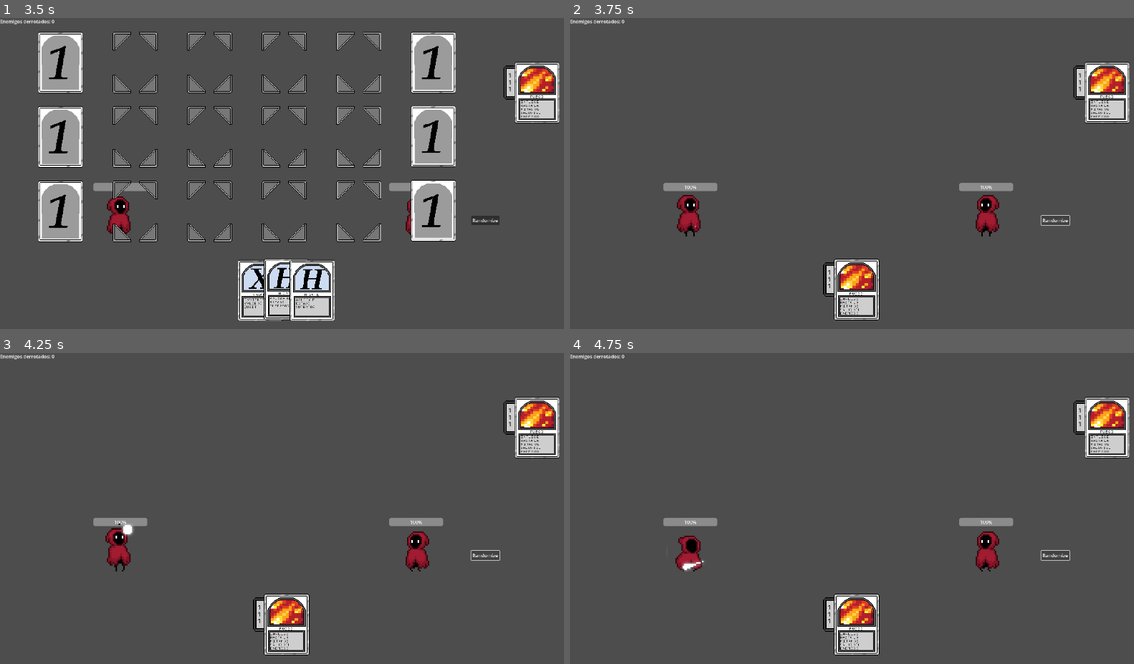
Above: before the commit, frames 1-4 (two rows, left to right).
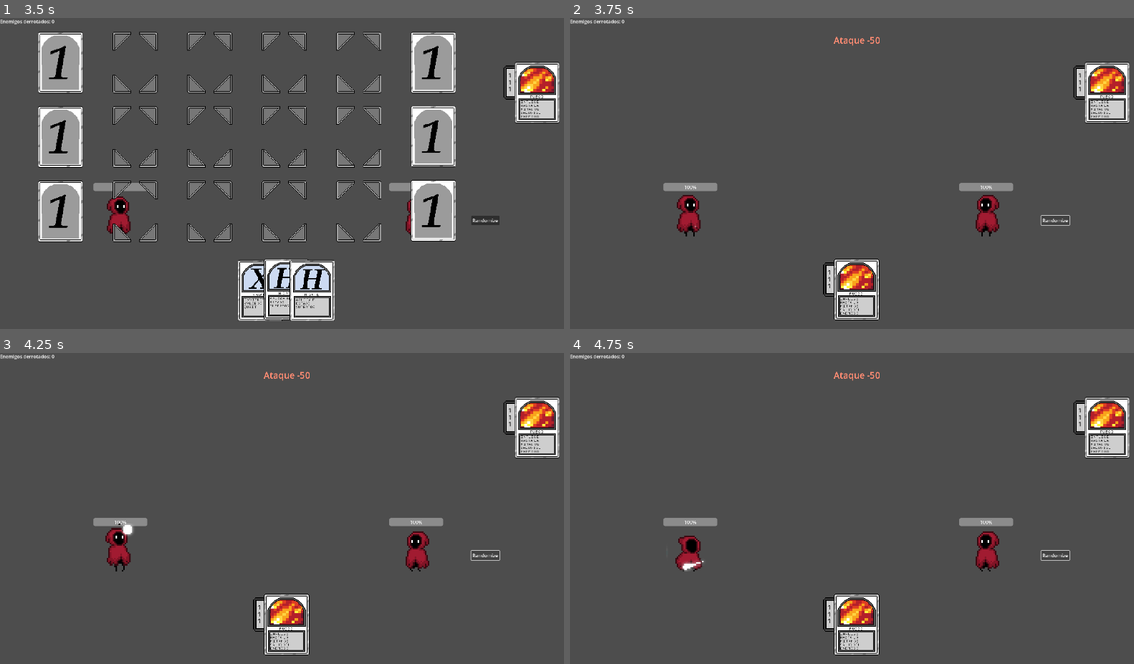
Above: after the commit, the same moments.

Repository: u1751855481-maker/quantumdeck
Game: Godot game, scene res://scenes/deck_hand.tscn
The game is run twice, just before and just after one commit, with the same random seed, the same clock (stepped at 60 frames per second) and the same inputs.
Inputs (mouse positions are in pixels of both pictures, inside the frame that each line leads up to):
- Up to frame 1 (3.5 s): click "Draw Card" at 0.5 s; tap Enter at 1.25 s; move the mouse to (276, 291) at 1.27 s; press the mouse at (276, 291) at 1.28 s; release the mouse at (276, 291) at 2 s; click "Draw card" at 2 s; click "Resolve" at 2.75 s
- Up to frame 2 (3.75 s): click "Randomize" at 3.5 s
- Up to frame 3 (4.25 s): no input
- Up to frame 4 (4.75 s): click "Randomize" at 4.25 s

Frame 1 is identical in both runs. In frame 2, less than 0.1% of the frame differs, in the area x 46-55%, y 5-9%; in frame 3, less than 0.1%; in frame 4, less than 0.1%.

Commit message:
Fix heal spell flow and add defeat score menu

Diff:
--- a/scenes/cards/card_spell_heal.tscn
+++ b/scenes/cards/card_spell_heal.tscn
@@ -21,6 +21,7 @@
 texture = SubResource("AtlasTexture_bgk1r")
 
 [node name="Card_Spell" parent="." instance=ExtResource("2_yj2vr")]
+SpellType = "heal"
 TargetQubits = "101"
 CardName = "curacion"
 CardDescription = "restaura hasta la mitad de barra total"
--- a/scenes/deck_hand.tscn
+++ b/scenes/deck_hand.tscn
@@ -75,6 +75,49 @@
 text = "Randomize"
 metadata/_edit_use_anchors_ = true
 
+[node name="CombatLog" type="Label" parent="."]
+offset_left = 631.0
+offset_top = 53.0
+offset_right = 1294.0
+offset_bottom = 114.0
+theme_override_font_sizes/font_size = 30
+horizontal_alignment = 1
+text = ""
+
+[node name="GameOverLayer" type="CanvasLayer" parent="."]
+visible = false
+
+[node name="Panel" type="Panel" parent="GameOverLayer"]
+offset_left = 654.0
+offset_top = 290.0
+offset_right = 1266.0
+offset_bottom = 782.0
+
+[node name="Title" type="Label" parent="GameOverLayer/Panel"]
+offset_left = 175.0
+offset_top = 52.0
+offset_right = 424.0
+offset_bottom = 95.0
+theme_override_font_sizes/font_size = 36
+text = "Derrota"
+horizontal_alignment = 1
+
+[node name="FinalScore" type="Label" parent="GameOverLayer/Panel"]
+offset_left = 180.0
+offset_top = 210.0
+offset_right = 431.0
+offset_bottom = 250.0
+theme_override_font_sizes/font_size = 30
+text = "Score: 0"
+horizontal_alignment = 1
+
+[node name="RestartButton" type="Button" parent="GameOverLayer/Panel"]
+offset_left = 230.0
+offset_top = 363.0
+offset_right = 379.0
+offset_bottom = 403.0
+text = "Volver al menú"
+
 [node name="Battle_Manager" type="Node2D" parent="."]
 script = ExtResource("5_lq05f")
 
@@ -112,6 +155,9 @@
 [connection signal="enemy_attacked" from="Battle_Manager" to="." method="_on_battle_manager_enemy_attacked"]
 [connection signal="enemy_defeated" from="Battle_Manager" to="." method="_on_battle_manager_enemy_defeated"]
 [connection signal="player_attacked" from="Battle_Manager" to="." method="_on_battle_manager_player_attacked"]
+[connection signal="player_defeated" from="Battle_Manager" to="." method="_on_battle_manager_player_defeated"]
+[connection signal="player_healed" from="Battle_Manager" to="." method="_on_battle_manager_player_healed"]
 [connection signal="Defeated" from="Battle_Manager/Enemy" to="Battle_Manager" method="_on_enemy_defeated"]
 [connection signal="enemy_attacked" from="Battle_Manager/Enemy" to="Battle_Manager" method="_on_enemy_enemy_attacked"]
 [connection signal="player_attacked" from="Battle_Manager/Player" to="Battle_Manager" method="_on_player_player_attacked"]
+[connection signal="pressed" from="GameOverLayer/Panel/RestartButton" to="." method="_on_restart_button_pressed"]
--- a/scripts/battle_manager.gd
+++ b/scripts/battle_manager.gd
@@ -3,6 +3,8 @@
 signal player_attacked
 signal enemy_attacked
 signal enemy_defeated
+signal player_healed(heal_amount: int)
+signal player_defeated(final_score: int)
 @onready var EnemyScene: PackedScene = preload("res://scenes/enemy.tscn")
 @onready var PlayerAux:Player = $Player
 @onready var EnemyAux:Enemy = $Enemy
@@ -10,6 +12,7 @@
 
 var p_dmg
 var e_dmg
+var p_heal
 
 # Called when the node enters the scene tree for the first time.
 func _ready() -> void:
@@ -23,6 +26,12 @@
 func resolve_player_attack(dmg:int):
 	p_dmg = dmg
 	PlayerAux.play_attack_anim()
+
+func resolve_player_heal(heal_amount:int):
+	p_heal = heal_amount
+	PlayerAux.heal(heal_amount)
+	PlayerAux.play_heal_feedback()
+	player_healed.emit(heal_amount)
 
 func resolve_enemy_attack():
 	if(EnemyAux.Health>0):
@@ -39,6 +48,8 @@
 
 func _on_enemy_enemy_attacked() -> void:
 	PlayerAux.damage(e_dmg)
+	if(PlayerAux.Health <= 0):
+		player_defeated.emit(ScoreAux.score)
 	enemy_attacked.emit()
 	pass
 
--- a/scripts/card_spell.gd
+++ b/scripts/card_spell.gd
@@ -4,6 +4,7 @@
 @onready var CardTargetValueLabel: Label = $Target_value_text
 
 @export var TargetQubits: String
+@export_enum("damage", "heal") var SpellType: String = "damage"
 
 var MaxDamage
 
@@ -55,3 +56,9 @@
 	return MaxDamage
 func get_target_qubits():
 	return TargetQubits
+
+func get_spell_type():
+	return SpellType
+
+func is_heal_spell() -> bool:
+	return SpellType == "heal"
--- a/scripts/deck_hand.gd
+++ b/scripts/deck_hand.gd
@@ -20,6 +20,7 @@
 var PHASE : String = "USUAL_DRAW"
 var WORLD: String = "USUAL"
 var SetTokenArea:int = 1
+var IsGameOver: bool = false
 # Called when the node enters the scene tree for the first time.
 func _ready() -> void:
 	PlayerHand.add_card(CardSpell1Scene.instantiate())
@@ -29,6 +30,7 @@
 	PlayerBoard.set_quantic_only(false)
 	visualize_elements(PHASE)
 	set_world(WORLD)
+	$GameOverLayer.visible = false
 	pass # Replace with function body.
 func visualize_elements(phase:String):
 	if(PHASE=="USUAL_DRAW"):
@@ -119,24 +121,44 @@
 	#PlayerTokenArea.randomize_tokens()
 
 func get_card_accuracy():
-	var accuracy = 1
-	var damage = 1
+	var damage = 0
+	var heal = 0
 	for slot in PlayerBoard.get_card_slots():
 		if(slot.get_card_inside()):
 			var card = slot.get_card_inside()
-			var card_target = card.get_target_qubits()
-			for i in QuanticPlayerBoard.get_result().size():
-				if(QuanticPlayerBoard.get_result()[i] == card_target[i]):
-					accuracy = accuracy + 1
-			if(accuracy==2):
-				damage = damage + card.get_max_damage() * 0.25
-			if(accuracy==3):
-				damage = damage + card.get_max_damage() * 0.5
-			if(accuracy == 4):
-				damage = damage + card.get_max_damage()
+			var card_power = get_card_power(card)
+			if(card.is_heal_spell()):
+				heal = heal + card_power
+			else:
+				damage = damage + card_power
 	WORLD = "USUAL"
 	set_world(WORLD)
-	BattleManagerAux.resolve_player_attack(damage)
+	if(heal > 0):
+		show_combat_text("Heal +" + str(heal), Color(0.65, 1.0, 0.65, 1.0))
+		BattleManagerAux.resolve_player_heal(heal)
+	if(damage > 0):
+		show_combat_text("Ataque -" + str(damage), Color(1, 0.55, 0.45, 1))
+		BattleManagerAux.resolve_player_attack(damage)
+	elif(heal > 0):
+		resolve_enemy_attack()
+
+func get_card_power(card: CardSpell) -> int:
+	var accuracy = 1
+	var card_target = card.get_target_qubits()
+	for i in QuanticPlayerBoard.get_result().size():
+		if(QuanticPlayerBoard.get_result()[i] == card_target[i]):
+			accuracy = accuracy + 1
+	if(accuracy == 2):
+		return int(card.get_max_damage() * 0.25)
+	if(accuracy == 3):
+		return int(card.get_max_damage() * 0.5)
+	if(accuracy >= 4):
+		return int(card.get_max_damage())
+	return 1
+
+func show_combat_text(text:String, color:Color = Color(1,1,1,1)):
+	$CombatLog.text = text
+	$CombatLog.modulate = color
 func resolve_enemy_attack():
 	BattleManagerAux.resolve_enemy_attack()
 func set_token_area():
@@ -224,14 +246,33 @@
 	resolve_enemy_attack()
 	pass # Replace with function body.
 
+func _on_battle_manager_player_healed(heal_amount: int):
+	show_combat_text("Curación aplicada: +" + str(heal_amount), Color(0.65, 1.0, 0.65, 1.0))
+
 func _on_battle_manager_enemy_attacked():
 	PHASE = "USUAL_DRAW"
 	PlayerBoard.clear_cards()
+	show_combat_text("El enemigo ataca", Color(1, 0.75, 0.75, 1))
 	visualize_elements(PHASE)
 	pass # Replace with function body.
 
 func _on_battle_manager_enemy_defeated():
 	PHASE = "USUAL_DRAW"
 	PlayerBoard.clear_cards()
-	visualize_elements(PHASE)
-	pass # Replace with function body.
+	show_combat_text("¡Enemigo derrotado!", Color(1, 0.95, 0.55, 1))
+	visualize_elements(PHASE)
+	pass # Replace with function body.
+
+func _on_battle_manager_player_defeated(final_score: int):
+	if(IsGameOver):
+		return
+	IsGameOver = true
+	show_combat_text("Derrota", Color(1, 0.5, 0.5, 1))
+	$GameOverLayer/Panel/FinalScore.text = "Score: " + str(final_score)
+	$GameOverLayer.visible = true
+	PlayerHand.CanInteract = false
+	QuanticPlayerHand.CanInteract = false
+	hide_all_buttons()
+
+func _on_restart_button_pressed():
+	get_tree().reload_current_scene()
--- a/scripts/player.gd
+++ b/scripts/player.gd
@@ -18,6 +18,11 @@
 		Health = MaxHealth
 	else:
 		Health = Health + heal
+
+func play_heal_feedback():
+	modulate = Color(0.65, 1.0, 0.65, 1.0)
+	var heal_tween = get_tree().create_tween()
+	heal_tween.tween_property(self, "modulate", Color(1, 1, 1, 1), 0.25)
 func damage(p_dmg:int):
 	Health = Health - p_dmg
 	if(Health<0):
